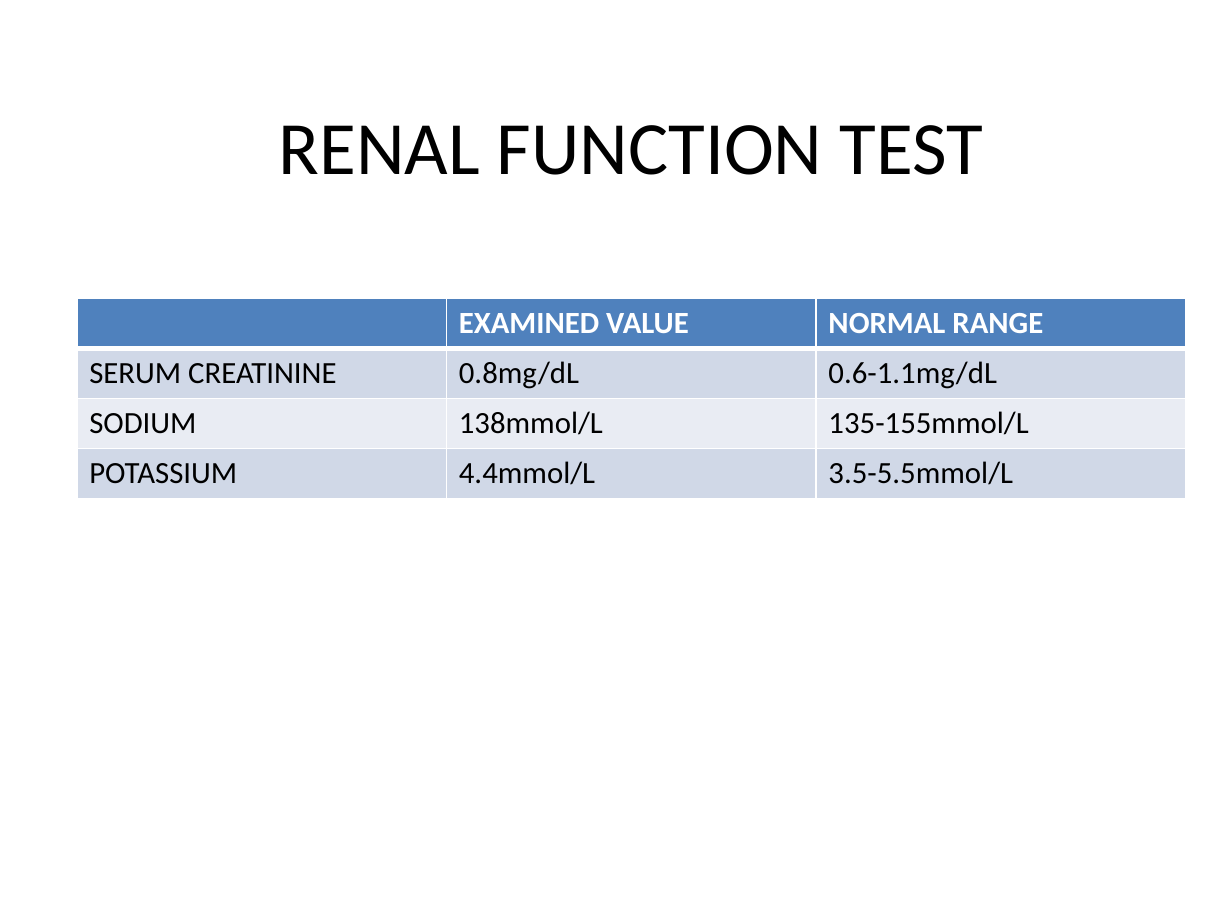
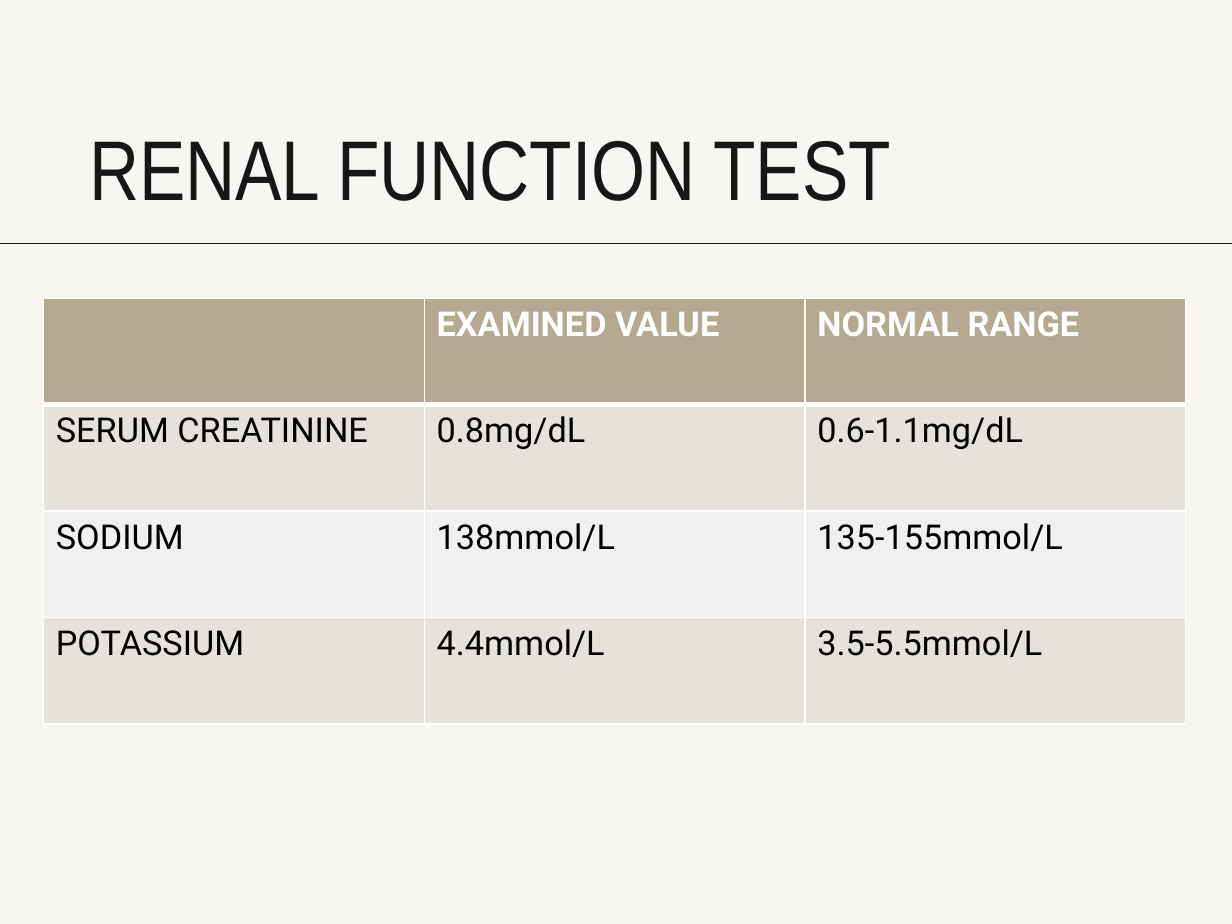
Before and after one commit to VarunSaiSanne/personal, a slide deck: slide 15 of demo.pptx. Drawn at 1232x924 pixels with LibreOffice and Linux fonts; fonts in the diff are those of the drawing. Boxes give left, top, right and bottom in pixels: in the first picture for what was removed or moved away, otherwise in the second. Text is boxed around its words. In the diff, an @@ line names an element or a change of style, - is before the commit and + after.

```diff
--- a/demo.pptx
+++ b/demo.pptx
@@ background #FFFFFF to #F7F6F3 @@
@@ title "RENAL FUNCTION TEST" at [89,141,891,201]: size 44 to 49.5 pt, font Calibri to Arial Narrow, text colour #000000 to #171717; alignment centre to left; line spacing 1 to 0.7; vertical alignment middle to bottom @@
@@ line added from (0, 243) to (1232, 243), #171717 0.75 pt @@
@@ table at [43,298,1185,723] @@
@@ fill #4F81BD to #B6A992 in row 1 @@
@@ fill #D0D8E8 to #E5E2DC in 6 cells @@
@@ fill #E9EDF4 to #F3F1EE in row 3 @@
@@ size 18 to 20 pt, font Calibri to Roboto @@
@@ table: place and size @@
-table at [76,298,1185,498]
+table at [43,298,1185,723]
```
Also in this commit, not shown: 16 other slides changed, 15 slides added.
